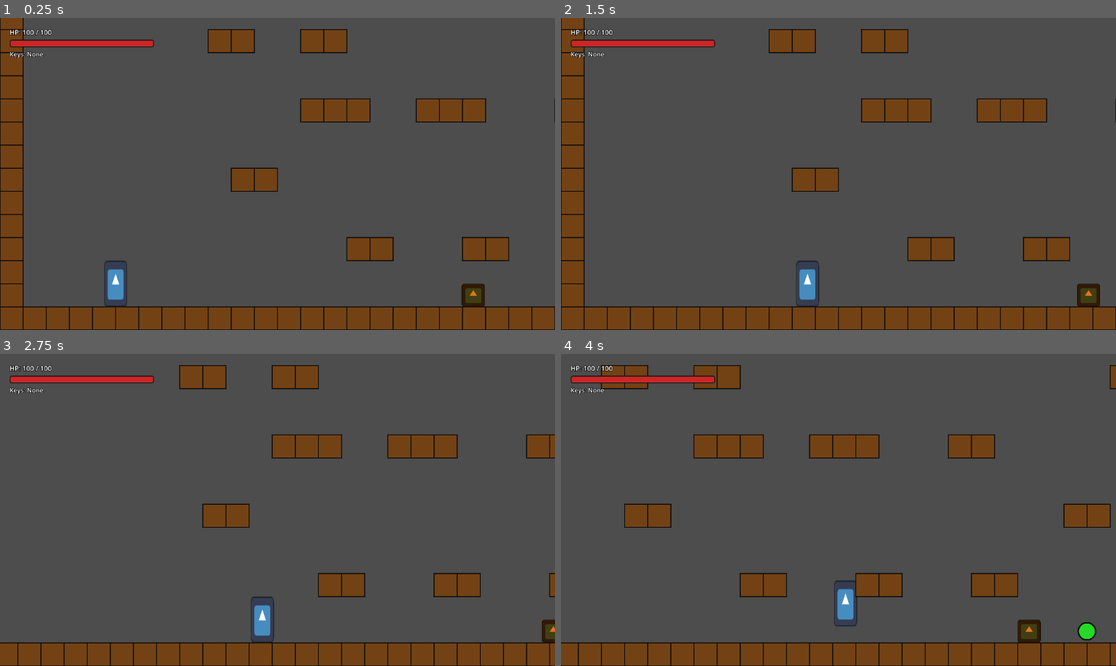
Above: before the commit, frames 1-4 (two rows, left to right).
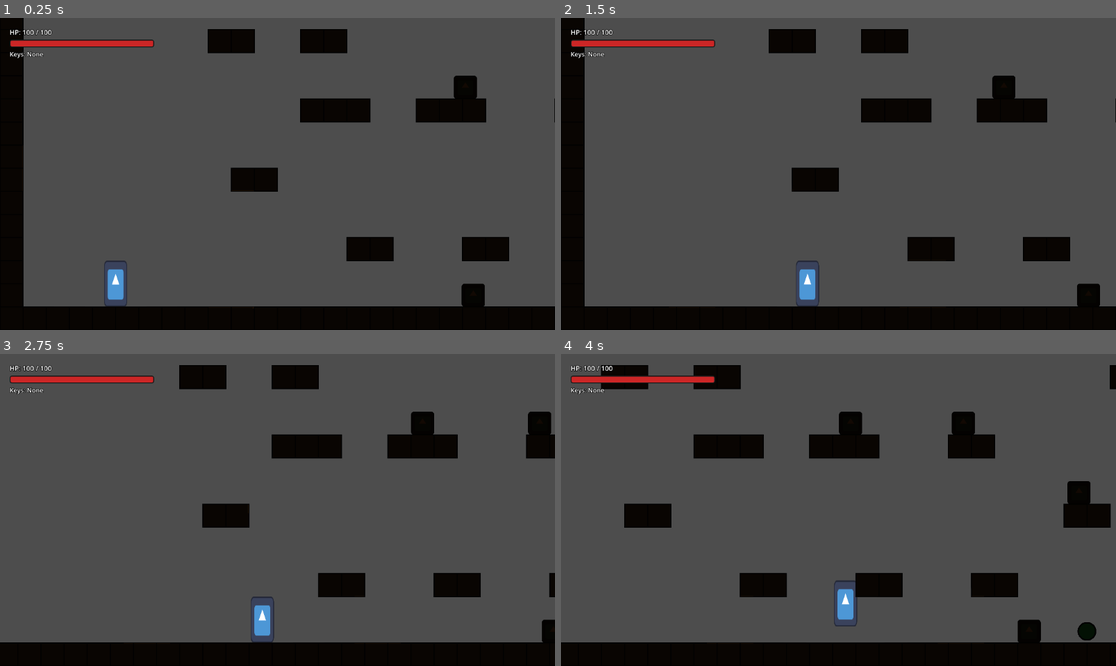
Above: after the commit, the same moments.

Repository: hikarirainbow/New-Project
Game: Godot game, scene res://scenes/levels/sandbox_level.tscn
The game is run twice, just before and just after one commit, with the same random seed, the same clock (stepped at 60 frames per second) and the same inputs. The engine's default icon, where the game draws it, is replaced by a stand-in: a white triangle on a blue panel in a dark square.
Inputs:
- Up to frame 1 (0.25 s): no input
- Up to frame 2 (1.5 s): tap Enter at 0.5 s; hold D (move_right) from 0.53 s (still down); tap X (attack) at 0.6 s; tap Space (jump) at 0.77 s; tap C (dash) at 1.35 s
- Up to frame 3 (2.75 s): tap Space (jump) at 1.52 s; release D (move_right) at 2.03 s; hold A (move_left) from 2.03 s (still down); tap X (attack) at 2.1 s
- Up to frame 4 (4 s): release A (move_left) at 2.78 s; hold D (move_right) from 2.78 s (still down); tap C (dash) at 2.85 s; tap Space (jump) at 3.02, 3.77 s; tap X (attack) at 3.6 s

The runs differ from the first frame. In frame 1, 16% of the frame differs, in the area x 0-100%, y 0-100%; in frame 2, 16%; in frame 3, 13%; in frame 4, 15%.

Commit message:
feat: implement CanvasModulate lighting, Player PointLight2D radial light & shadows, MapTile LightOccluder2D, and procedural ground enemy spawner maintaining 5 active enemies

Diff:
--- a/scenes/enemies/grab_enemy.gd
+++ b/scenes/enemies/grab_enemy.gd
@@ -150,3 +150,6 @@
 		var tw = create_tween()
 		tw.tween_property(self, "modulate:a", 0.0, 0.35)
 		tw.finished.connect(queue_free)
+
+func is_alive() -> bool:
+	return current_state != State.DEAD
--- a/scenes/levels/map_tile.gd
+++ b/scenes/levels/map_tile.gd
@@ -12,6 +12,19 @@
 	shape.shape     = rect_shape
 	add_child(shape)
 
+	# Light occluder for dynamic 2D shadows
+	var occluder = LightOccluder2D.new()
+	var poly = OccluderPolygon2D.new()
+	var h := SIZE * 0.5
+	poly.polygon = PackedVector2Array([
+		Vector2(-h, -h),
+		Vector2(h, -h),
+		Vector2(h, h),
+		Vector2(-h, h)
+	])
+	occluder.occluder = poly
+	add_child(occluder)
+
 func _draw() -> void:
 	var h := SIZE * 0.5
 	# Brown earth fill
--- a/scenes/levels/sandbox_level.gd
+++ b/scenes/levels/sandbox_level.gd
@@ -1,23 +1,36 @@
 extends Node2D
 
 const MapTile = preload("res://scenes/levels/map_tile.gd")
+const GrabEnemyScene = preload("res://scenes/enemies/grab_enemy.tscn")
 
 const TILE  = 32
 const COLS  = 60   # 1920 px wide
 const ROWS  = 20   # 640 px tall
 
 var rng := RandomNumberGenerator.new()
+var solid_cells := {}
 
 func _ready() -> void:
 	rng.randomize()
+	_setup_darkness()
 	_build_map()
 	_setup_camera_limits()
+
+func _physics_process(_delta: float) -> void:
+	_maintain_enemies()
+
+# ── AMBIENT DARKNESS ─────────────────────────────────────────────────────────
+func _setup_darkness() -> void:
+	var canvas_modulate = CanvasModulate.new()
+	canvas_modulate.color = Color(0.08, 0.08, 0.12) # Tối đen với ánh xanh dương nhẹ
+	add_child(canvas_modulate)
 
 # ── TILE PLACEMENT ──────────────────────────────────────────────────────────
 func _place(col: int, row: int) -> void:
 	var t      = MapTile.new()
 	t.position = Vector2(col * TILE + TILE * 0.5, row * TILE + TILE * 0.5)
 	add_child(t)
+	solid_cells[Vector2i(col, row)] = true
 
 # ── MAP GENERATION ───────────────────────────────────────────────────────────
 func _build_map() -> void:
@@ -67,6 +80,48 @@
 				_place(c, row)
 			placed += 1
 
+# ── ENEMY SPAWNER ────────────────────────────────────────────────────────────
+func _get_valid_spawn_position() -> Vector2:
+	var player = get_tree().get_first_node_in_group("player")
+	var player_pos = player.global_position if player else Vector2.ZERO
+
+	var candidates := []
+	for cell in solid_cells.keys():
+		var col = cell.x
+		var row = cell.y
+
+		# Cần một ô solid mà 2 ô phía trên nó trống để spawn quái
+		var cell_above = Vector2i(col, row - 1)
+		var cell_two_above = Vector2i(col, row - 2)
+
+		if not solid_cells.has(cell_above) and not solid_cells.has(cell_two_above):
+			# Tránh các hàng và cột sát viền ngoài cùng
+			if col > 0 and col < COLS - 1 and row > 0 and row < ROWS - 1:
+				var spawn_pos = Vector2(col * TILE + TILE * 0.5, (row - 1) * TILE + TILE * 0.5)
+
+				# Tránh spawn quá gần người chơi (khoảng cách tối thiểu 300px)
+				if player_pos == Vector2.ZERO or spawn_pos.distance_to(player_pos) > 300.0:
+					candidates.append(spawn_pos)
+
+	if candidates.size() > 0:
+		return candidates[rng.randi_range(0, candidates.size() - 1)]
+
+	# Vị trí mặc định dự phòng
+	return Vector2(300, 300)
+
+func _maintain_enemies() -> void:
+	var alive_count = 0
+	for enemy in get_tree().get_nodes_in_group("enemies"):
+		if enemy.has_method("is_alive") and enemy.is_alive():
+			alive_count += 1
+
+	while alive_count < 5:
+		var spawn_pos = _get_valid_spawn_position()
+		var new_enemy = GrabEnemyScene.instantiate()
+		new_enemy.position = spawn_pos
+		add_child(new_enemy)
+		alive_count += 1
+
 # ── CAMERA LIMITS ────────────────────────────────────────────────────────────
 func _setup_camera_limits() -> void:
 	await get_tree().process_frame   # wait for player to enter tree
@@ -78,5 +133,5 @@
 		return
 	cam.limit_left   = 0
 	cam.limit_top    = 0
-	cam.limit_right  = COLS * TILE   # 1280
-	cam.limit_bottom = ROWS * TILE   # 832
+	cam.limit_right  = COLS * TILE   # 1920
+	cam.limit_bottom = ROWS * TILE   # 640
--- a/scenes/player/player.gd
+++ b/scenes/player/player.gd
@@ -44,6 +44,8 @@
 		$AttackArea.body_entered.connect(_on_attack_body_entered)
 	# Ẩn và khóa chuột vào màn hình khi bắt đầu chơi game
 	Input.mouse_mode = Input.MOUSE_MODE_CAPTURED
+	# Tạo ánh sáng phát sáng cho nhân vật
+	_setup_player_light()
 
 func _physics_process(delta):
 	# Giảm thời gian hồi chiêu lướt
@@ -273,3 +275,27 @@
 		var x_pos = -70.0 if is_facing_left else 20.0
 		# Vẽ hình chữ nhật màu xanh dương bán trong suốt cao 10px (từ Y = -5 đến 5)
 		draw_rect(Rect2(x_pos, -5.0, 50.0, 10.0), Color(0.15, 0.15, 0.85, 0.6))
+
+# Thiết lập PointLight2D phát sáng
+func _setup_player_light():
+	var light = PointLight2D.new()
+	light.name = "PlayerLight"
+
+	# Tạo texture dạng hình tròn chuyển sắc từ trắng sang trong suốt
+	var gradient = Gradient.new()
+	gradient.add_point(0.0, Color(1.0, 1.0, 1.0, 1.0))
+	gradient.add_point(1.0, Color(1.0, 1.0, 1.0, 0.0))
+
+	var grad_tex = GradientTexture2D.new()
+	grad_tex.gradient = gradient
+	grad_tex.fill = GradientTexture2D.FILL_RADIAL
+	grad_tex.fill_from = Vector2(0.5, 0.5)
+	grad_tex.fill_to = Vector2(1.0, 0.5)
+	grad_tex.width = 384
+	grad_tex.height = 384
+
+	light.texture = grad_tex
+	light.shadow_enabled = true
+	light.shadow_filter = PointLight2D.SHADOW_FILTER_PCF5
+	light.shadow_color = Color(0, 0, 0, 0.95)
+	add_child(light)
Not shown, changed: codex/game_dev_script.md
Not shown, changed: codex/project_scope.md
